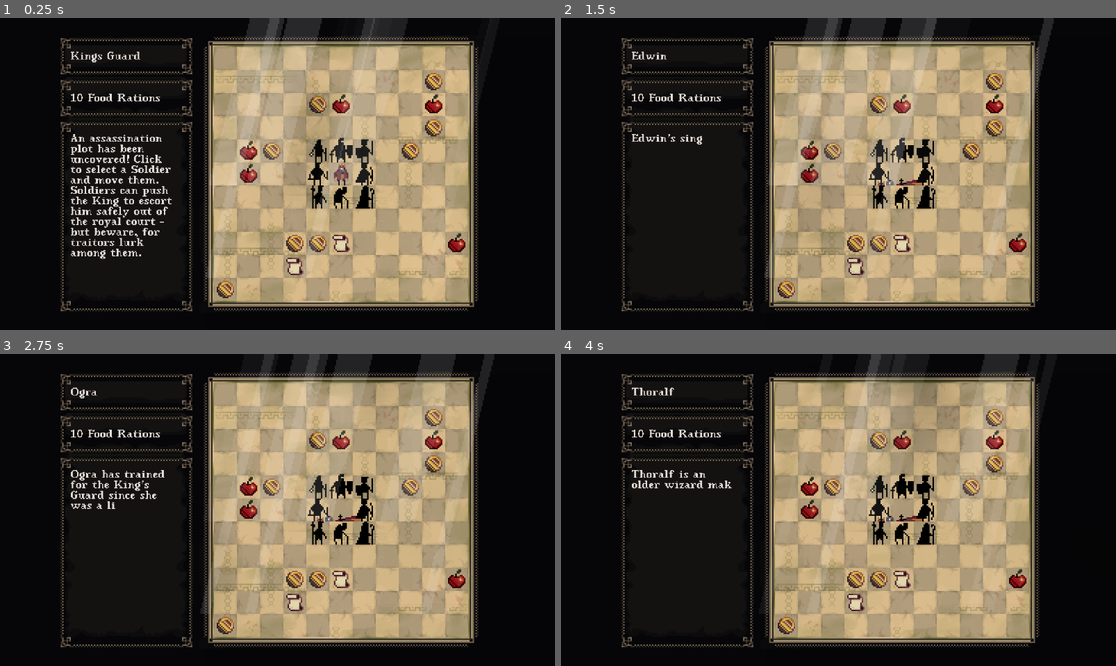
Above: before the commit, frames 1-4 (two rows, left to right).
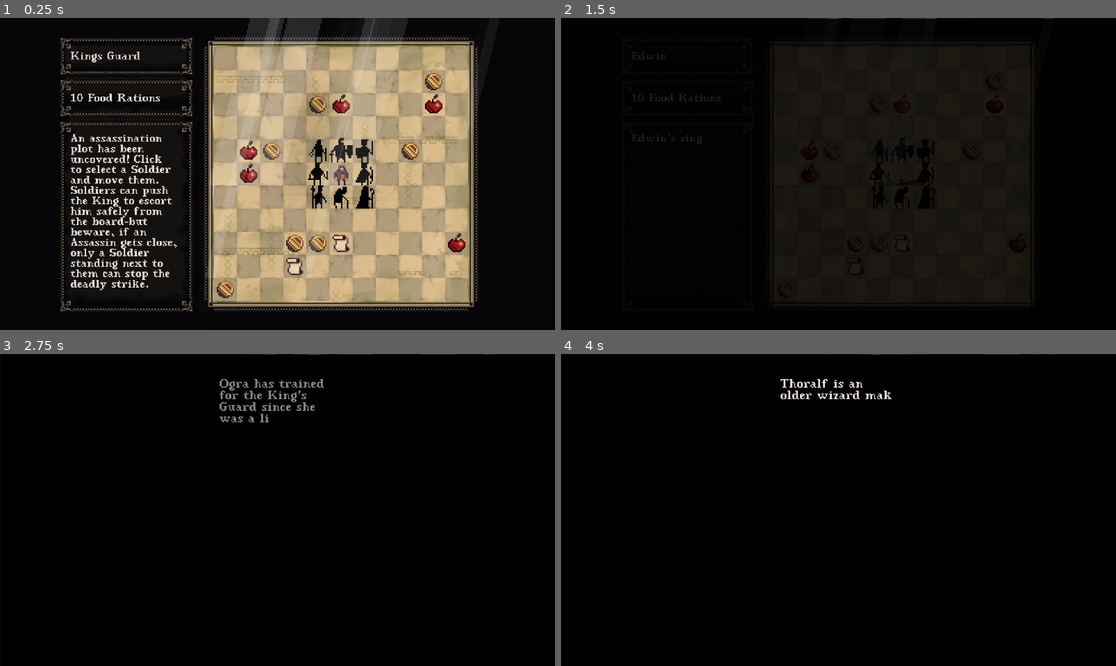
Above: after the commit, the same moments.

Repository: ibirothe/kings-rescue
Game: Godot game, scene res://Scenes/Level.tscn
Same seed, same stepped clock (60 frames per second), same inputs: the game is played once before the commit and once after it.
Inputs (mouse positions are in pixels of both pictures, inside the frame that each line leads up to):
- Up to frame 1 (0.25 s): no input
- Up to frame 2 (1.5 s): tap Enter at 0.5 s; move the mouse to (877, 152) at 0.52 s; tap L (Magic) at 0.6 s; click (877, 152) at 0.67 s; move the mouse to (899, 152) at 1.27 s; click (899, 152) at 1.35 s
- Up to frame 3 (2.75 s): move the mouse to (366, 488) at 2.02 s; tap L (Magic) at 2.1 s; click (366, 488) at 2.17 s
- Up to frame 4 (4 s): move the mouse to (927, 510) at 2.77 s; click (927, 510) at 2.85 s; move the mouse to (927, 531) at 3.52 s; tap L (Magic) at 3.6 s; click (927, 531) at 3.67 s

The runs differ from the first frame. In frame 1, 1.4% of the frame differs, in the area x 12-80%, y 32-88%; in frame 2, 45%; in frame 3, 46%, in the area x 10-90%, y 0-94%; in frame 4, 45%.

Commit message:
Win and Loose Screens

Diff:
--- a/kings-rescue/Scenes/Level.tscn
+++ b/kings-rescue/Scenes/Level.tscn
@@ -1238,7 +1238,7 @@
 offset_right = -67.0
 offset_bottom = 176.0
 scale = Vector2(0.6, 0.6)
-text = "An assassination plot has been uncovered! Click to select a Soldier and move them. Soldiers can push the King to escort him safely out of the royal court - but beware, for traitors lurk among them."
+text = "An assassination plot has been uncovered! Click to select a Soldier and move them. Soldiers can push the King to escort him safely from the board-but beware, if an Assassin gets close, only a Soldier standing next to them can stop the deadly strike."
 label_settings = SubResource("LabelSettings_ryrto")
 autowrap_mode = 3
 script = ExtResource("8_83tln")
@@ -1294,11 +1294,11 @@
 [node name="Win-lose-label" type="Label" parent="CanvasLayer"]
 z_index = 3
 texture_filter = 1
-offset_left = 564.0
-offset_top = 253.0
-offset_right = 692.0
-offset_bottom = 451.0
-scale = Vector2(0.6, 0.6)
+offset_left = 456.0
+offset_top = 44.0
+offset_right = 584.0
+offset_bottom = 242.0
+scale = Vector2(2, 2)
 text = "The crown is safe. Would you like to try again? It may not be that easy this time.
 Press R to try"
 label_settings = SubResource("LabelSettings_ryrto")
--- a/kings-rescue/Scenes/food.gd
+++ b/kings-rescue/Scenes/food.gd
@@ -2,7 +2,7 @@
 @onready var animated_sprite_2d: AnimatedSprite2D = $AnimatedSprite2D
 
 @onready var game_manager: Node2D = get_parent()
-@export var food_efficiency = 10
+@export var food_efficiency = 8
 
 func _ready():
 	# Connect the body_entered signal
@@ -13,7 +13,7 @@
 		#body.active = false
 		body.animated_sprite_2d.play(body.subclass+"_default")
 		GlobalText.set_text("You gathered some Food. Running out of supplies leads to starvation, so this was a wise choice. If only it weren’t an apple...", "Apple")
-		game_manager.food += food_efficiency
+		game_manager.food += food_efficiency-GlobalDifficulty.difficulty
 		AudioManager.play_sound("food_collect")
 		# Delete the item
 		var tween = create_tween()
--- a/kings-rescue/Scripts/game_manager.gd
+++ b/kings-rescue/Scripts/game_manager.gd
@@ -21,9 +21,9 @@
 var cycle_odd = true
 var currently_moving = false
 var party_ended = false
-@export var coins_number = 8
+@export var coins_number = 7
 @export var food_number = 5
-@export var trap_number = 20
+@export var trap_number = 18
 @export var informant_number = 2
 @onready var king: CharacterBody2D = $"../King"
 var informantion = []
@@ -61,15 +61,20 @@
 			add_child(trap)
 			magic = true
 	if food == 0:
-		party_ended = true
+
 		AudioManager.stop_music()
-		GlobalText.set_text("Your food stores are depleted. The soldiers begin to fall one by one—and soon, the king does as well. If you only listened to my instructions...", "Game Over",)
+		if party_ended == false:
+			GlobalDifficulty.losses +=1
+			var win_text = "Your food stores are depleted. The soldiers begin to fall one by one-and soon, the king does as well. If you only listened to my instructions... \n \nWINS:" + str(GlobalDifficulty.wins) + "\n \nLOSSES:" + str(GlobalDifficulty.losses) + "\n \nDIFFICULTY:" + str(GlobalDifficulty.difficulty) + "\n \nHistory keeps repeating itself! Press 'R' to retry and keep an eye on your Food Rations"
+			GlobalText.set_text(win_text)
+			win_fade_out()
+			party_ended = true
+
 	if Input.is_action_just_pressed("Restart"):
-		GlobalDifficulty.difficulty += 1
 		get_tree().reload_current_scene()
 		Engine.time_scale = 1
 	if Input.is_action_just_pressed("Help"):
-		GlobalText.set_text("An assassination plot has been uncovered! Click to select a Soldier and move them. Soldiers can push the King to escort him safely out of the royal court - but beware, for traitors lurk among them.")
+		GlobalText.set_text("An assassination plot has been uncovered! Click to select a Soldier and move them. Soldiers can push the King to escort him safely from the board-but beware, if an Assassin gets close, only a Soldier standing next to them can stop the deadly strike.", "Starter Guide")
 		Engine.time_scale = 1
 	if cycle_odd == true:
 		cycle_odd = false
@@ -144,7 +149,7 @@
 
 func spawn_coins(coins_numb):
 	var i = 0
-	while i < coins_numb:
+	while i < coins_numb + GlobalDifficulty.difficulty:
 		var coin = coin_scene.instantiate()
 		x = round(randf_range(0, 10))
 		y = round(randf_range(0, 10))
@@ -164,7 +169,7 @@
 
 func spawn_food(food_numb):
 	var i = 0
-	while i < food_numb:
+	while i < max(0, food_numb - GlobalDifficulty.difficulty):
 		var food = food_scene.instantiate()
 		x = round(randf_range(0, 10))
 		y = round(randf_range(0, 10))
@@ -204,7 +209,7 @@
 
 func spawn_traps(traps_numb):
 	var i = 0
-	while i < traps_numb:
+	while i < traps_numb + 2 * GlobalDifficulty.difficulty:
 		var trap = trap_scene.instantiate()
 		x = round(randf_range(0, 10))
 		y = round(randf_range(0, 10))
--- a/kings-rescue/Scripts/global_difficulty.gd
+++ b/kings-rescue/Scripts/global_difficulty.gd
@@ -1,2 +1,5 @@
 extends Node2D
 var difficulty = 0
+#run metrics:
+var wins = 0
+var losses = 0
--- a/kings-rescue/Scripts/king.gd
+++ b/kings-rescue/Scripts/king.gd
@@ -41,13 +41,14 @@
 			# Movement is handled by tween, we just watch for new input
 			pass
 	if len(win.get_overlapping_bodies()) > 0:
-		game_manager.party_ended = true
 		win_anim()
-		if win_check == false:
+		if game_manager.party_ended == false:
+			GlobalDifficulty.wins +=1
+			var win_text = "The King hath fled, the traitors dangle, and order is restored. Dost thou sleep soundly now, oh righteous one? \n \nWINS:" + str(GlobalDifficulty.wins) + "\n \nLOSSES:" + str(GlobalDifficulty.losses) + "\n \nDIFFICULTY:" + str(GlobalDifficulty.difficulty) + "\n \nHistory keeps repeating itself, and saving just one King per century won’t break the cycle. Press 'R' to restart with increased difficulty!"
+			GlobalText.set_text(win_text)
 			GlobalDifficulty.difficulty =+1
-			GlobalText.set_text("The King hath fled, the traitors dangle, and order is restored. Dost thou sleep soundly now, oh righteous one?")
 			game_manager.win_fade_out()
-			win_check = true
+			game_manager.party_ended = true
 
 func king():
 	direction_check = false
--- a/kings-rescue/Scripts/soldier.gd
+++ b/kings-rescue/Scripts/soldier.gd
@@ -97,10 +97,14 @@
 				else:
 					animated_sprite_2d.flip_h = false
 				animated_sprite_2d.play(subclass+"_attack")
-			if !game_manager.party_ended:
-				AudioManager.play_sound("")
+
+			if game_manager.party_ended == false:
+				GlobalDifficulty.losses +=1
+				var lose_text = "Without cautious eyes watching, the assassins were able to kill the King. Your mission failed, the King is dead. Long live the King! \n \nWINS:" + str(GlobalDifficulty.wins) + "\n \nLOSSES:" + str(GlobalDifficulty.losses) + "\n \nDIFFICULTY:" + str(GlobalDifficulty.difficulty) + "\n \nHistory keeps repeating itself, and strangely, there are always two Assassins within the King's Guard. Press 'R' to restart… and trust no one!"
+				GlobalText.set_text(lose_text)
+				game_manager.win_fade_out()
 				game_manager.party_ended = true
-				GlobalText.set_text("Without cautious eyes watching, the assassins were able to kill the King. Your mission failed, the King is dead. Long live the King!")
+				AudioManager.play_sound("player_hurt")
 
 	if active ==true:
 		#print(im_new)
@@ -315,7 +319,8 @@
 	stop()
 	click_resolved == true
 
-	#
+	#GlobalText.set_text("win_text")
+
 	if animated_sprite_2d.animation != subclass+"_death":
 		animated_sprite_2d.play(subclass+"_death")
 
--- a/kings-rescue/Scripts/trap.gd
+++ b/kings-rescue/Scripts/trap.gd
@@ -14,7 +14,7 @@
 		#body.active = false
 		animated_sprite_2d.play("trigger")
 		body.animated_sprite_2d.play(body.subclass+"_death")
-		GlobalText.set_text("A hidden trap killed a Soldier of the King’s Guard. Or actually, it was you.")
+		GlobalText.set_text("A hidden trap killed a Soldier of the King’s Guard. Well, technically, it was you.")
 		body.death()
 		AudioManager.play_sound("player_hurt")
 		# Delete the item
@@ -23,4 +23,9 @@
 		animated_sprite_2d.play("trigger")
 		body.trap = true
 		AudioManager.play_sound("")
-		GlobalText.set_text("You managed to stop the Assassins from killing the King. You just did it yourself.")
+		if game_manager.party_ended == false:
+			GlobalDifficulty.losses +=1
+			var lose_text = "You managed to stop the Assassins from killing the King... by doing it yourself. \n \nWINS:" + str(GlobalDifficulty.wins) + "\n \nLOSSES:" + str(GlobalDifficulty.losses) + "\n \nDIFFICULTY:" + str(GlobalDifficulty.difficulty) + "\n \nHistory keeps repeating itself-maybe next time, you won’t be the one to slay the King. Press 'R' to retry... and perhaps find a safer path!"
+			GlobalText.set_text(lose_text)
+			game_manager.win_fade_out()
+			game_manager.party_ended = true
